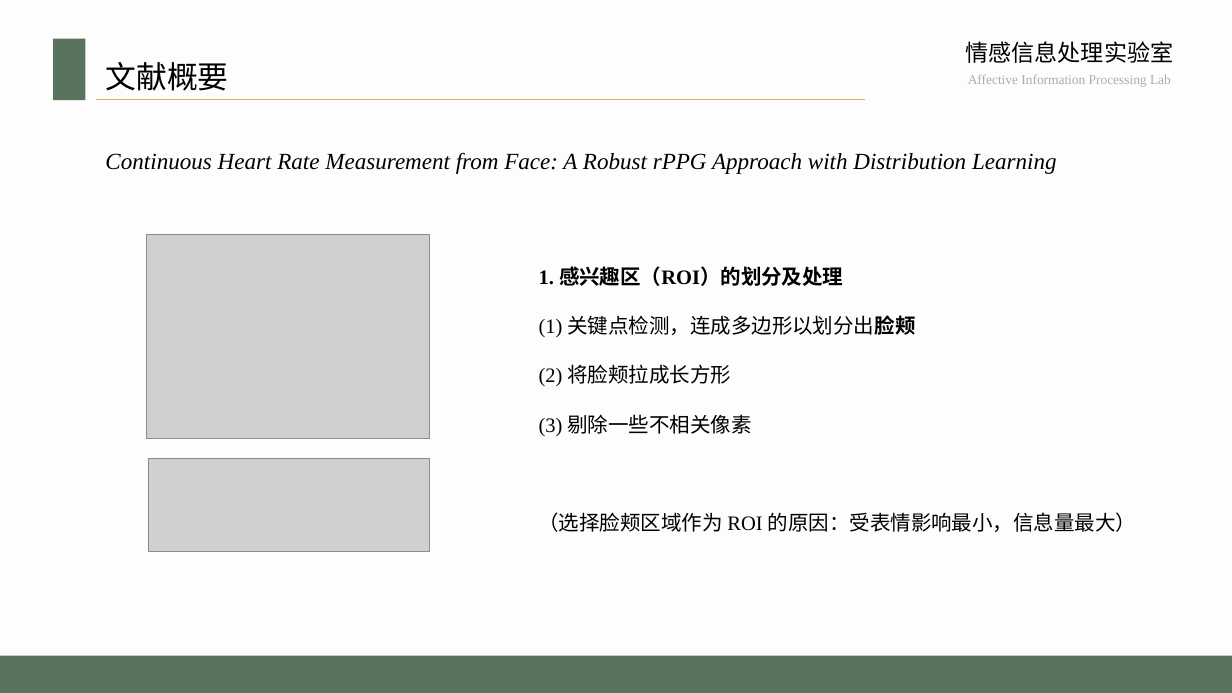
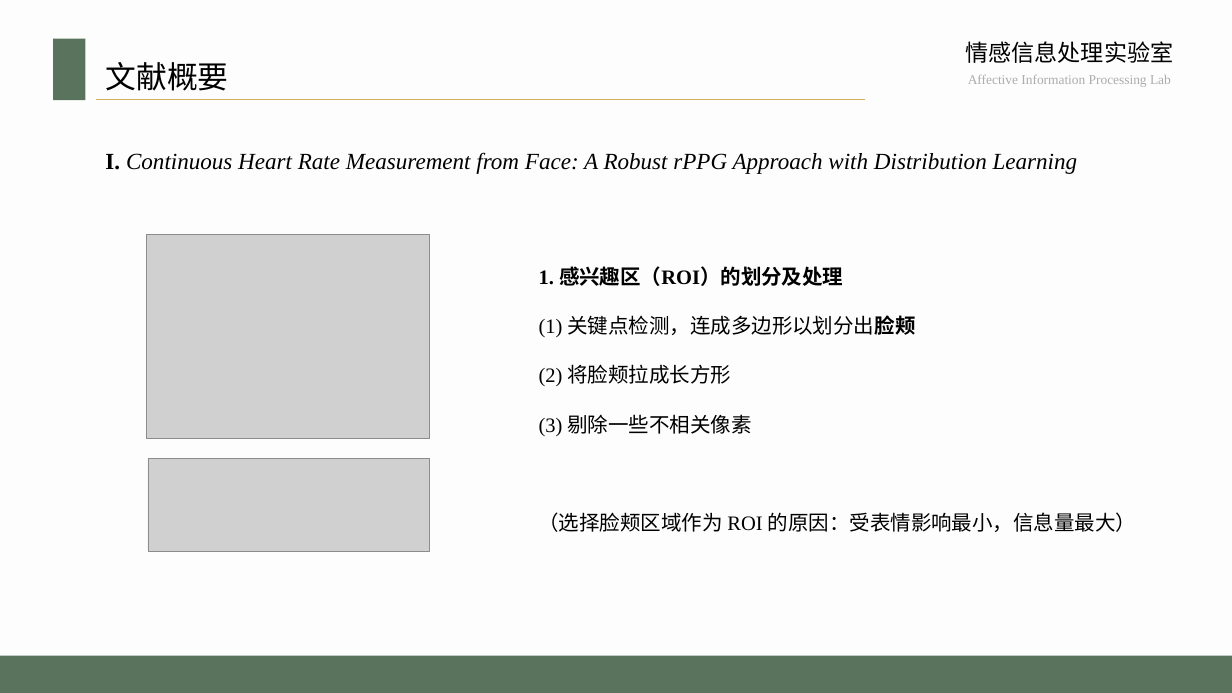
Before and after one commit to whatcarp/rppgrppg, a slide deck: slide 6 of 东大模板.pptx. Drawn at 1232x693 pixels with LibreOffice and Linux fonts; fonts in the diff are those of the drawing; grey boxes stand for pictures; background and template pictures are left out. Boxes give left, top, right and bottom in pixels: in the first picture for what was removed or moved away, otherwise in the second. Text is boxed around its words. In the diff, an @@ line names an element or a change of style, - is before the commit and + after.

```diff
--- a/东大模板.pptx
+++ b/东大模板.pptx
@@ text at (105,152,1078,174): text changed @@
-Continuous Heart Rate Measurement from Face: A Robust rPPG Approach with Distribution Learning
+I. Continuous Heart Rate Measurement from Face: A Robust rPPG Approach with Distribution Learning
```
Also in this commit, not shown: 8 other slides changed, 16 slides added.
